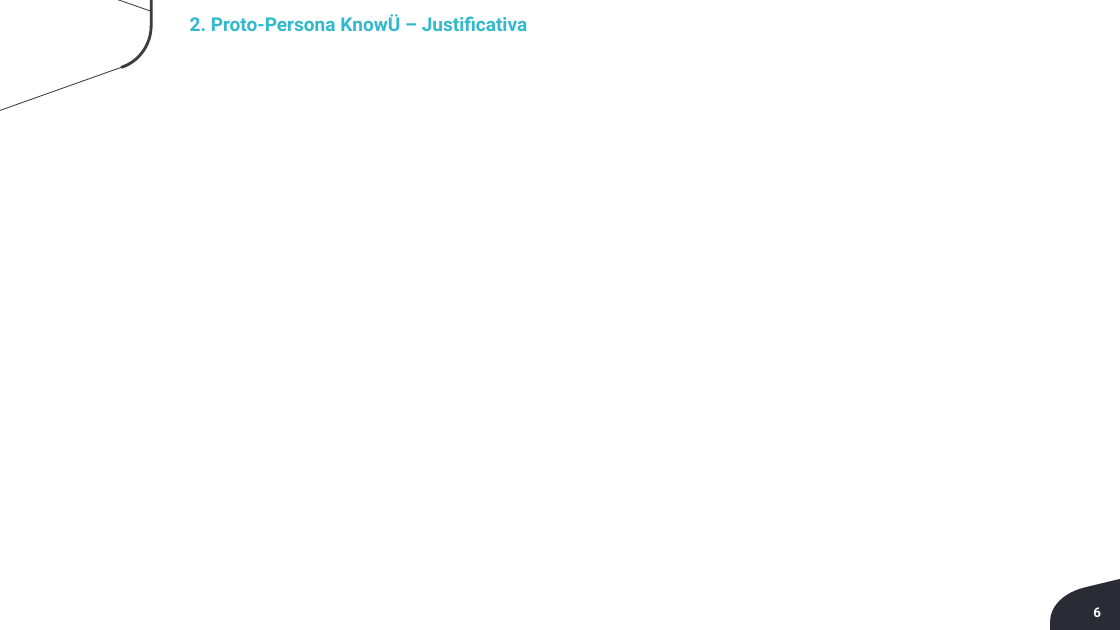
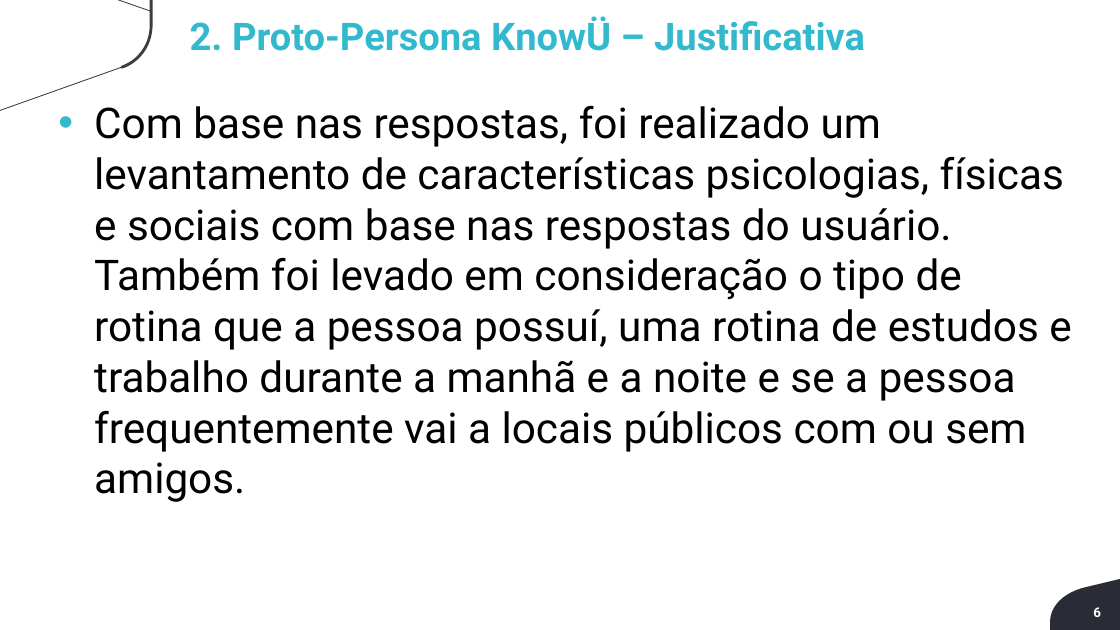
Before and after one commit to fekling/Knowu-Grupo5, a slide deck: slide 9 of Documentação/Sprint 1 - Entregavel do Projeto - v2 - Aluno-1.pptx. Drawn at 1120x630 pixels with LibreOffice and Linux fonts; fonts in the diff are those of the drawing; background and template pictures are left out. Boxes give left, top, right and bottom in pixels: in the first picture for what was removed or moved away, otherwise in the second. Text is boxed around its words. In the diff, an @@ line names an element or a change of style, - is before the commit and + after.

Commit message:
feat: creating proto-persona knowu

```diff
--- a/Documentação/Sprint 1 - Entregavel do Projeto - v2 - Aluno-1.pptx
+++ b/Documentação/Sprint 1 - Entregavel do Projeto - v2 - Aluno-1.pptx
@@ freeform shape at [0,0,152,111]: outline redrawn @@
@@ text "2. Proto-Persona KnowÜ – Justificativa" at [190,16,865,51]: size 18 to 36 pt @@
@@ text added at [94,106,1071,502], 40 pt, text #000000 @@
+• Com base nas respostas, foi realizado um levantamento de características psicologias, físicas e sociais com base nas respostas do usuário. Também foi levado em consideração o tipo de rotina que a pessoa possuí, uma rotina de estudos e trabalho durante a manhã e a noite e se a pessoa frequentemente vai a locais públicos com ou sem amigos.
```
Also in this commit, not shown: 11 other slides changed, 1 slide removed, 2 other files.
